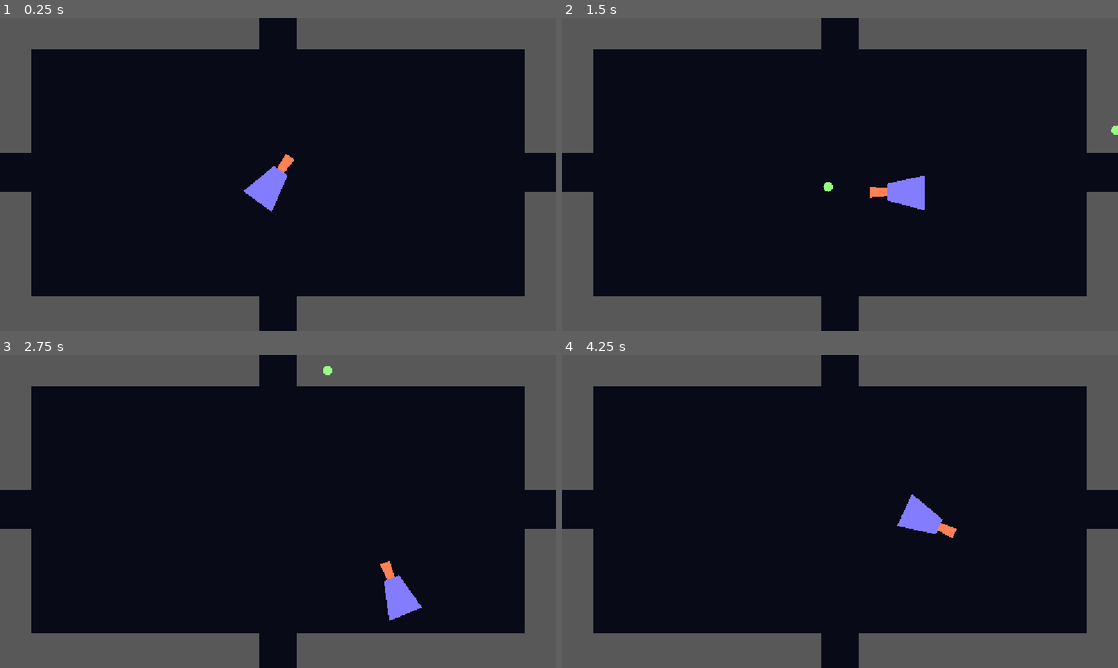
Above: before the commit, frames 1-4 (two rows, left to right).
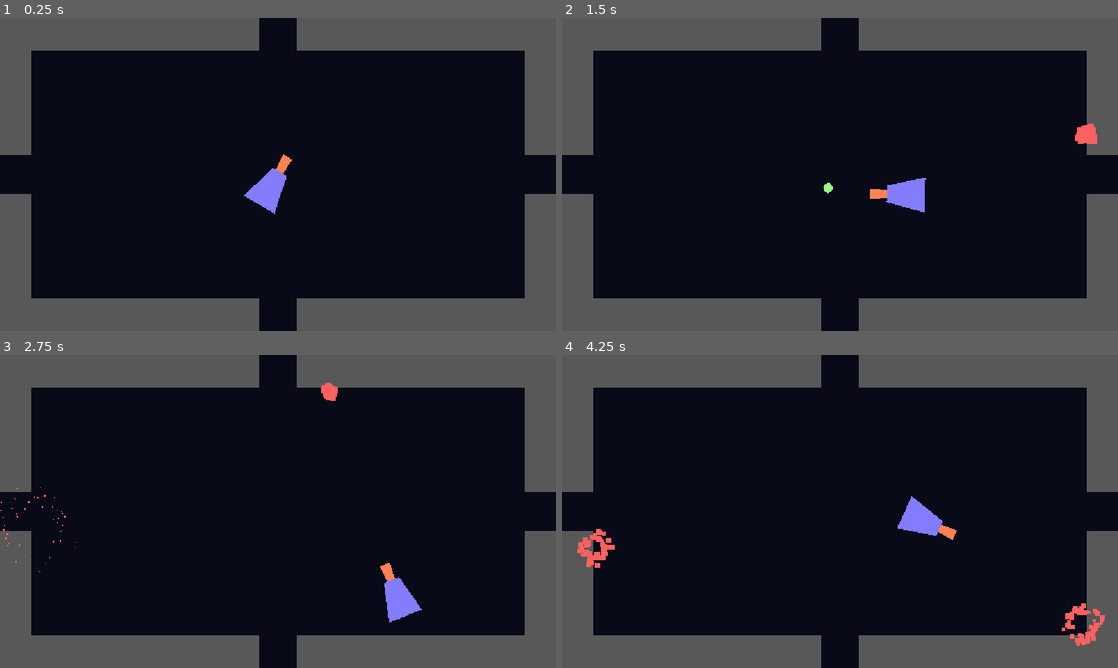
Above: after the commit, the same moments.

Repository: juansfierro/valentine-game-jam
Game: Godot game, scene res://scenes/game.tscn
The game is run twice, just before and just after one commit, with the same random seed, the same clock (stepped at 60 frames per second) and the same inputs.
Inputs (mouse positions are in pixels of both pictures, inside the frame that each line leads up to):
- Up to frame 1 (0.25 s): no input
- Up to frame 2 (1.5 s): tap Enter at 0.5 s; move the mouse to (962, 158) at 0.52 s; hold D (right) 0.53-1.28 s; tap Space (shoot) at 0.6, 1.35 s; move the mouse to (728, 190) at 1.27 s; hold S (down) from 1.28 s (still down)
- Up to frame 3 (2.75 s): move the mouse to (333, 442) at 2.02 s; release S (down) at 2.03 s; hold D (right) from 2.03 s (still down); tap Space (shoot) at 2.1 s
- Up to frame 4 (4.25 s): move the mouse to (812, 574) at 2.77 s; release D (right) at 2.78 s; hold W (up) 2.78-3.53 s; tap Space (shoot) at 2.85, 3.6 s; move the mouse to (1006, 558) at 3.52 s; hold A (left) from 3.53 s (still down)

The runs differ from the first frame. In frame 1, 1.2% of the frame differs, in the area x 0-100%, y 10-90%; in frame 2, 1.4%; in frame 3, 1.4%; in frame 4, 1.9%, in the area x 0-100%, y 10-93%.

Commit message:
Added level transitions.

Diff:
--- a/project.godot
+++ b/project.godot
@@ -18,6 +18,10 @@
 run/main_scene="res://scenes/game.tscn"
 config/features=PackedStringArray("4.6", "Mobile")
 run/max_fps=144
+
+[autoload]
+
+Events="*uid://byhdkyymo4jeg"
 
 [display]
 
--- a/scenes/bullet.tscn
+++ b/scenes/bullet.tscn
@@ -15,4 +15,10 @@
 color = Color(0.599833, 1, 0.51, 1)
 polygon = PackedVector2Array(0, -10, 4, -9, 8, -6, 10, -3, 10, 2, 8, 6, 5, 9, 0, 10, -4, 9, -7, 7, -9, 4, -10, 0, -9, -4, -6, -8)
 
+[node name="Timer" type="Timer" parent="." unique_id=1575749964]
+wait_time = 2.5
+one_shot = true
+autostart = true
+
 [connection signal="body_entered" from="." to="." method="_on_body_entered"]
+[connection signal="timeout" from="Timer" to="." method="_on_timer_timeout"]
--- a/scenes/door.tscn
+++ b/scenes/door.tscn
@@ -1,5 +1,12 @@
 [gd_scene format=3 uid="uid://f43dpnooicpm"]
 
+[ext_resource type="Script" uid="uid://h8qdhwwx14nt" path="res://scripts/door.gd" id="1_hpvv5"]
+
 [node name="door" type="Area2D" unique_id=866548211]
+collision_layer = 0
+collision_mask = 2
+script = ExtResource("1_hpvv5")
 
 [node name="Marker2D" type="Marker2D" parent="." unique_id=728285033]
+
+[connection signal="body_entered" from="." to="." method="_on_body_entered"]
--- a/scenes/game.tscn
+++ b/scenes/game.tscn
@@ -3,6 +3,7 @@
 [ext_resource type="PackedScene" uid="uid://cwu3x5ciplkqh" path="res://scenes/player.tscn" id="1_wg05u"]
 [ext_resource type="Script" uid="uid://7pgxensf4ftc" path="res://scripts/game.gd" id="1_xrg4b"]
 [ext_resource type="PackedScene" uid="uid://2575ak0tme15" path="res://scenes/room.tscn" id="3_lnu2h"]
+[ext_resource type="Script" uid="uid://dtqfax47ysurq" path="res://scripts/camera.gd" id="4_lbhrr"]
 
 [sub_resource type="Environment" id="Environment_amyqu"]
 background_mode = 3
@@ -31,4 +32,10 @@
 [node name="room3" parent="." unique_id=1281480808 instance=ExtResource("3_lnu2h")]
 position = Vector2(0, -712)
 
+[node name="Camera2D" type="Camera2D" parent="." unique_id=957937674]
+offset = Vector2(576, 320)
+position_smoothing_enabled = true
+position_smoothing_speed = 10.0
+script = ExtResource("4_lbhrr")
+
 [connection signal="timeout" from="Timer" to="." method="_on_timer_timeout"]
--- a/scenes/player.tscn
+++ b/scenes/player.tscn
@@ -7,6 +7,7 @@
 height = 74.0
 
 [node name="Player" type="CharacterBody2D" unique_id=1439444063 groups=["alive", "player"]]
+collision_layer = 2
 script = ExtResource("1_rm1n3")
 
 [node name="Polygon2D2" type="Polygon2D" parent="." unique_id=1979363691]
--- a/scenes/room.tscn
+++ b/scenes/room.tscn
@@ -1,38 +1,42 @@
 [gd_scene format=3 uid="uid://2575ak0tme15"]
 
 [ext_resource type="PackedScene" uid="uid://f43dpnooicpm" path="res://scenes/door.tscn" id="1_36trf"]
+[ext_resource type="Script" uid="uid://dg2vt5tbq5qk3" path="res://scripts/room.gd" id="1_ffxv4"]
 
 [sub_resource type="RectangleShape2D" id="RectangleShape2D_f1tnb"]
 size = Vector2(1024, 512)
 
 [sub_resource type="RectangleShape2D" id="RectangleShape2D_ffxv4"]
-size = Vector2(80, 48)
+size = Vector2(80, 8)
 
 [sub_resource type="RectangleShape2D" id="RectangleShape2D_85yof"]
-size = Vector2(80, 56)
+size = Vector2(80, 8)
 
 [sub_resource type="RectangleShape2D" id="RectangleShape2D_14vil"]
-size = Vector2(48, 80)
+size = Vector2(8, 80)
 
 [sub_resource type="RectangleShape2D" id="RectangleShape2D_jxe34"]
-size = Vector2(48, 80)
+size = Vector2(8, 80)
 
 [node name="room" type="Node2D" unique_id=1061179097]
+script = ExtResource("1_ffxv4")
 
 [node name="player_detector" type="Area2D" parent="." unique_id=1203455891]
+collision_layer = 0
+collision_mask = 2
 
 [node name="CollisionShape2D" type="CollisionShape2D" parent="player_detector" unique_id=1770700518]
 position = Vector2(576, 320)
 shape = SubResource("RectangleShape2D_f1tnb")
 
-[node name="walls" type="Area2D" parent="." unique_id=2062781458]
+[node name="walls" type="StaticBody2D" parent="." unique_id=677044109]
 
 [node name="top_left" type="CollisionPolygon2D" parent="walls" unique_id=397945751]
-polygon = PackedVector2Array(0, 0, 64, 64, 536, 64, 536, 0)
+polygon = PackedVector2Array(0, -8, 64, 64, 536, 64, 536, -8)
 
 [node name="Polygon2D" type="Polygon2D" parent="walls/top_left" unique_id=1724302987]
 color = Color(0.34781694, 0.34781697, 0.3478169, 1)
-polygon = PackedVector2Array(0, 0, 64, 64, 536, 64, 536, 0)
+polygon = PackedVector2Array(0, -8, 64, 64, 536, 64, 536, -8)
 
 [node name="leftside_top" type="CollisionPolygon2D" parent="walls" unique_id=1911100212]
 position = Vector2(-1.9073486e-06, 0.59999084)
@@ -43,7 +47,7 @@
 position = Vector2(1.9073489e-06, -0.5953398)
 scale = Vector2(1.0000001, 0.9922481)
 color = Color(0.34781694, 0.34781697, 0.3478169, 1)
-polygon = PackedVector2Array(0, 0, 64, 64, 64, 280, 0, 280)
+polygon = PackedVector2Array(0, -8, 64, 64, 64, 280, 0, 280)
 
 [node name="leftside_bottom" type="CollisionPolygon2D" parent="walls" unique_id=947851410]
 position = Vector2(0, 352)
@@ -65,7 +69,7 @@
 position = Vector2(0, -79.37985)
 scale = Vector2(1.0000001, 0.9922481)
 color = Color(0.34781694, 0.34781697, 0.3478169, 1)
-polygon = PackedVector2Array(0, 144, 64, 80.00001, 64, 360, 0, 360)
+polygon = PackedVector2Array(0, 144, 64, 72.00001, 64, 360, 0, 360)
 
 [node name="rightside_bottom" type="CollisionPolygon2D" parent="walls" unique_id=137741556]
 position = Vector2(1088, 352.00003)
@@ -81,13 +85,13 @@
 [node name="top_right" type="CollisionPolygon2D" parent="walls" unique_id=1584379158]
 position = Vector2(615.85, -1.9073486e-06)
 scale = Vector2(0.9990672, 0.99999994)
-polygon = PackedVector2Array(0, 0, 0.15014648, 64.00001, 472.59088, 64.00001, 536, 0)
+polygon = PackedVector2Array(0.15014648, -7.999999, 0.15014648, 64.00001, 472.59088, 64.00001, 536.6506, -7.999999)
 
 [node name="Polygon2D" type="Polygon2D" parent="walls/top_right" unique_id=908546021]
 position = Vector2(0.15014648, -440.00003)
 scale = Vector2(1.0009336, 1.0000001)
 color = Color(0.34781694, 0.34781697, 0.3478169, 1)
-polygon = PackedVector2Array(0, 504, 472.00006, 504, 536.00006, 440, 0, 440.00003)
+polygon = PackedVector2Array(0, 504, 472.00006, 504, 536.00006, 432, 0, 432)
 
 [node name="bottom_left" type="CollisionPolygon2D" parent="walls" unique_id=1256324450]
 position = Vector2(0.80000305, 579.2)
@@ -111,26 +115,48 @@
 polygon = PackedVector2Array(1152.0002, 512, 616.0001, 512, 616.0001, 440.00003, 1088.0002, 440.00003)
 
 [node name="door_top" parent="." unique_id=866548211 instance=ExtResource("1_36trf")]
+position = Vector2(576, 24)
+
+[node name="Marker2D" parent="door_top" index="0" unique_id=728285033]
+position = Vector2(0, -200)
 
 [node name="CollisionShape2D" type="CollisionShape2D" parent="door_top" unique_id=2124573262]
-position = Vector2(576, 24)
+position = Vector2(0, -28)
 shape = SubResource("RectangleShape2D_ffxv4")
 
 [node name="door_bottom" parent="." unique_id=1424390965 instance=ExtResource("1_36trf")]
 position = Vector2(576, 616)
 
+[node name="Marker2D" parent="door_bottom" index="0" unique_id=728285033]
+position = Vector2(0, 200)
+
 [node name="CollisionShape2D" type="CollisionShape2D" parent="door_bottom" unique_id=1638794214]
-position = Vector2(0, 4)
+position = Vector2(0, 28)
 shape = SubResource("RectangleShape2D_85yof")
 
 [node name="door_left" parent="." unique_id=1685792906 instance=ExtResource("1_36trf")]
 position = Vector2(24, 320)
 
+[node name="Marker2D" parent="door_left" index="0" unique_id=728285033]
+position = Vector2(-200, 0)
+
 [node name="CollisionShape2D" type="CollisionShape2D" parent="door_left" unique_id=1648907614]
+position = Vector2(-20, 0)
 shape = SubResource("RectangleShape2D_14vil")
 
 [node name="door_right" parent="." unique_id=942738038 instance=ExtResource("1_36trf")]
 position = Vector2(1128, 320)
 
+[node name="Marker2D" parent="door_right" index="0" unique_id=728285033]
+position = Vector2(200, 0)
+
 [node name="CollisionShape2D" type="CollisionShape2D" parent="door_right" unique_id=353422553]
+position = Vector2(20, 0)
 shape = SubResource("RectangleShape2D_jxe34")
+
+[connection signal="body_entered" from="player_detector" to="." method="_on_player_detector_body_entered"]
+
+[editable path="door_top"]
+[editable path="door_bottom"]
+[editable path="door_left"]
+[editable path="door_right"]
--- a/scripts/bullet.gd
+++ b/scripts/bullet.gd
@@ -17,6 +17,7 @@
 
 func _on_body_entered(body: Node2D) -> void:
 	explode()
+	queue_free()
 	if body.is_in_group("alive"):
 		body.take_damage(100)
 
@@ -27,3 +28,7 @@
 	explosion.lifetime = randf_range(0.5, 0.7)
 
 	$/root/Game.add_child(explosion)
+
+func _on_timer_timeout() -> void:
+	print("Removed bullet")
+	queue_free()
--- /dev/null
+++ b/scripts/camera.gd
@@ -0,0 +1,6 @@
+extends Camera2D
+
+func _ready() -> void:
+	Events.room_entered.connect(func(room):
+		global_position = room.global_position
+	)
--- /dev/null
+++ b/scripts/door.gd
@@ -0,0 +1,6 @@
+extends Area2D
+
+@onready var marker_2d: Marker2D = $Marker2D
+
+func _on_body_entered(body: Node2D) -> void:
+	body.global_position = marker_2d.global_position
--- /dev/null
+++ b/scripts/events.gd
@@ -0,0 +1,3 @@
+extends Node
+
+signal room_entered(room)
--- /dev/null
+++ b/scripts/room.gd
@@ -0,0 +1,4 @@
+extends Node2D
+
+func _on_player_detector_body_entered(body: Node2D) -> void:
+	Events.room_entered.emit(self)
Not shown, added: scripts/camera.gd.uid
Not shown, added: scripts/door.gd.uid
Not shown, added: scripts/events.gd.uid
Not shown, added: scripts/room.gd.uid
